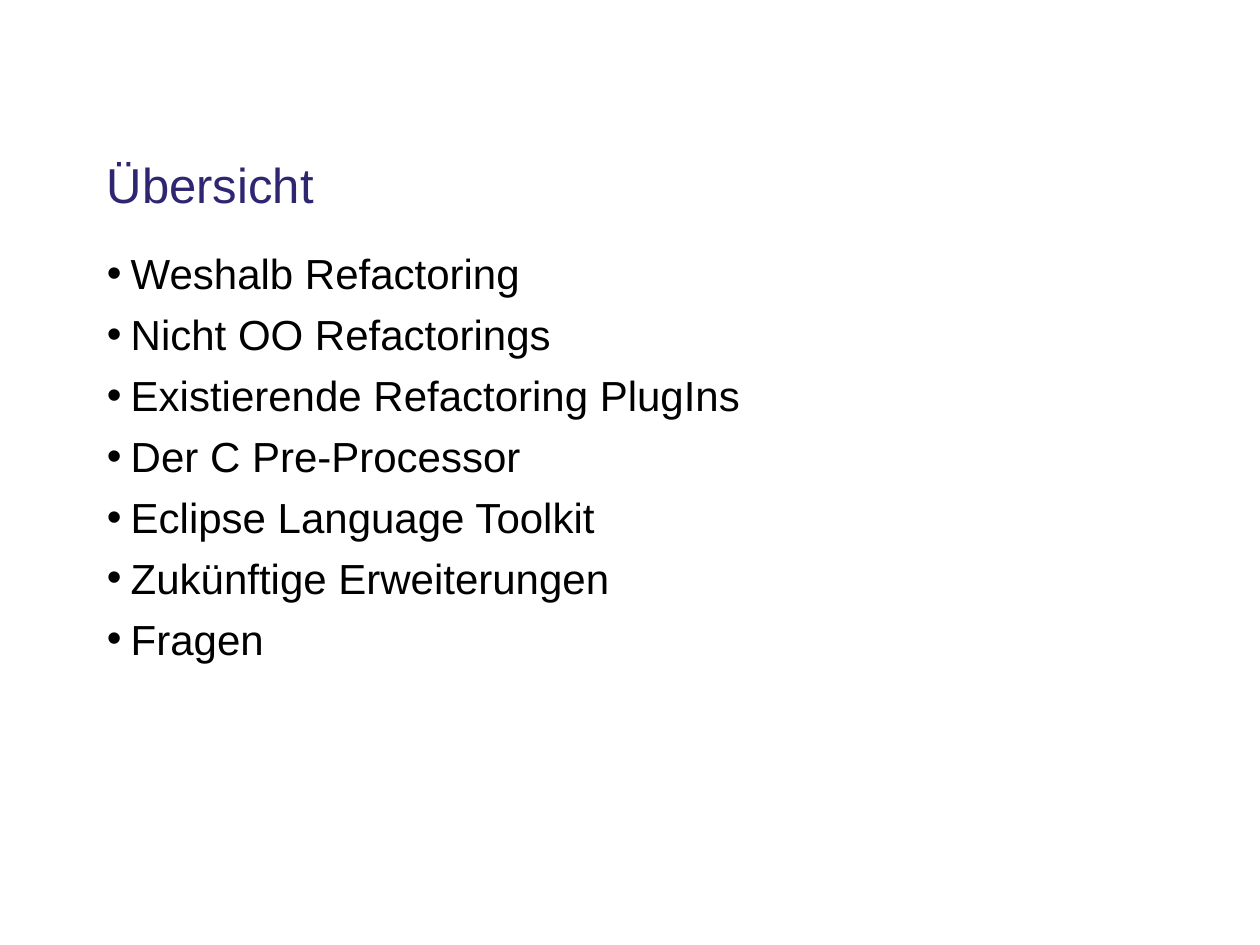
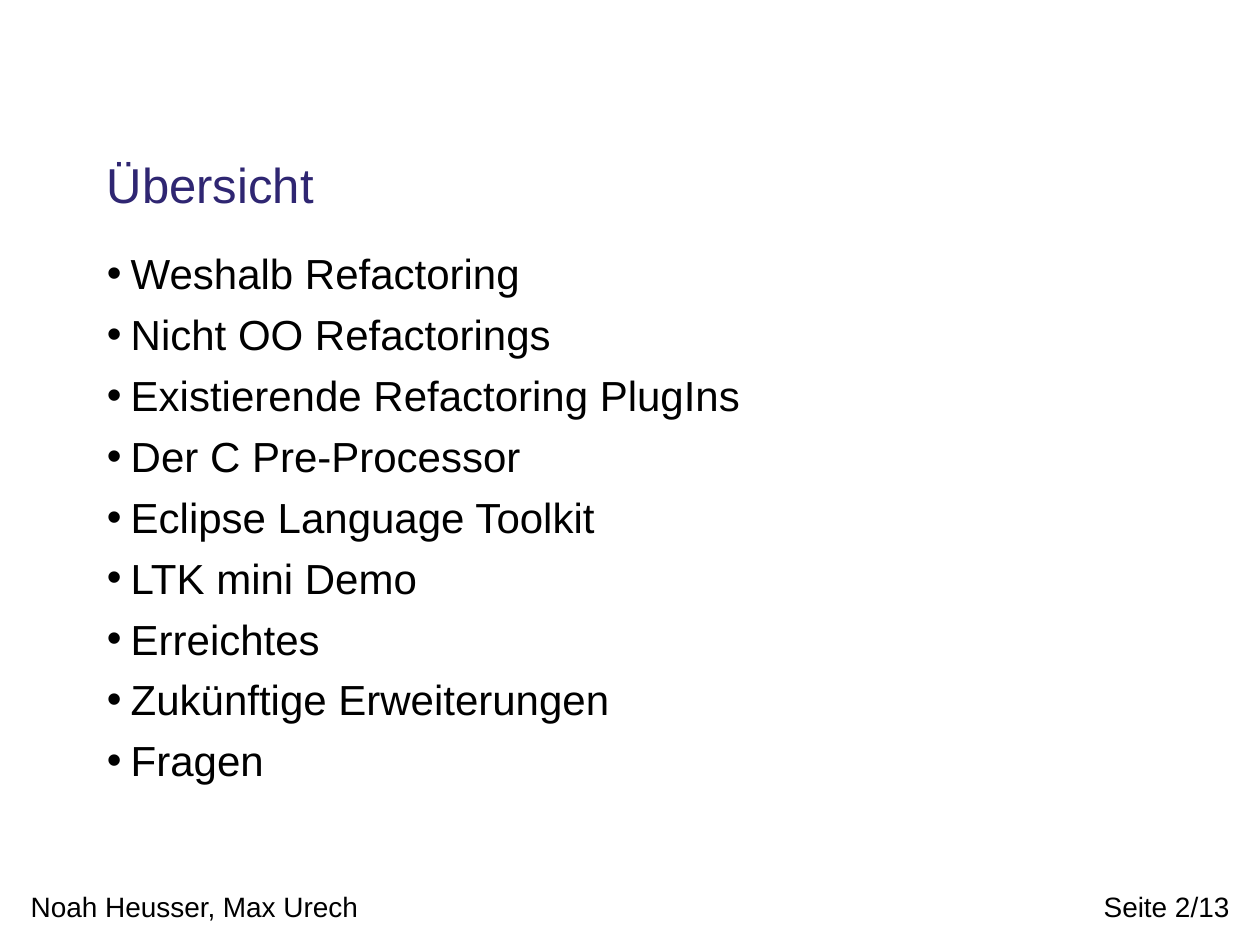
Before and after one commit to phsommer/yeti, a slide deck: slide 2 of TinyOS Refactoring/doc/presentation.odp. Drawn at 1260x945 pixels with LibreOffice and Linux fonts; fonts in the diff are those of the drawing; background and template pictures are left out. Boxes give left, top, right and bottom in pixels: in the first picture for what was removed or moved away, otherwise in the second. Text is boxed around its words. In the diff, an @@ line names an element or a change of style, - is before the commit and + after.

Commit message:
mini Demo & implementierte Refactorings

```diff
--- a/TinyOS Refactoring/doc/presentation.odp
+++ b/TinyOS Refactoring/doc/presentation.odp
@@ text at (131,563,417,656): paragraphs added @@
+• LTK mini Demo
+• Erreichtes
@@ text added at (31,896,357,921), 16 pt, text #000000 @@
+Noah Heusser, Max Urech
@@ page number added at (1104,896,1229,918), 16 pt, text #000000 @@
+Seite 2/13
```
Also in this commit, not shown: 8 other slides changed, 4 slides added.
